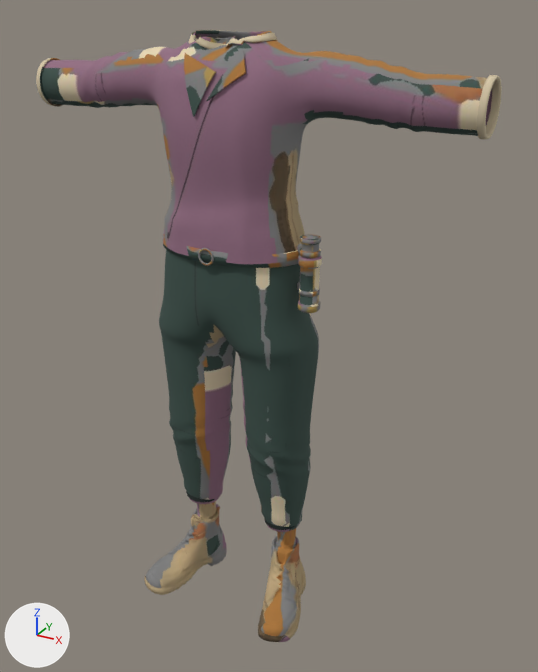
Renders of the glTF model data/characters/traveller-v2/outfits/observatory-apprentice/observatory-apprentice.glb from each side of a commit.
Rendered twice from a 50 mm lens placed at (0.902, -1.453, 1.532), pointed at (0.076, 0.048, 0.781). The axes (+X, +Y, +Z) are drawn at lower left. The lights are the same throughout. The first picture is the older version. Vertices at exactly the same position are counted once.

The scene before the commit, as lines of its bpy script (objects in view):
```python
ob_apprenticeboots = bpy.data.objects.new('ApprenticeBoots', me_apprenticeboots)
ob_apprenticeboots.location = (0.0, 0.0, 0.0)
ob_apprenticetrousers = bpy.data.objects.new('ApprenticeTrousers', me_apprenticetrousers)
ob_apprenticetrousers.location = (0.0, 0.0, 0.0)
ob_belt = bpy.data.objects.new('Belt', me_belt)
ob_belt.location = (0.0, 0.0, 0.0)
ob_instrument = bpy.data.objects.new('Instrument', me_instrument)
ob_instrument.location = (0.0, 0.0, 0.0)
ob_lapels = bpy.data.objects.new('Lapels', me_lapels)
ob_lapels.location = (0.0, 0.0, 0.0)
ob_wrapjacket = bpy.data.objects.new('WrapJacket', me_wrapjacket)
ob_wrapjacket.location = (0.0, 0.0, 0.0)
```
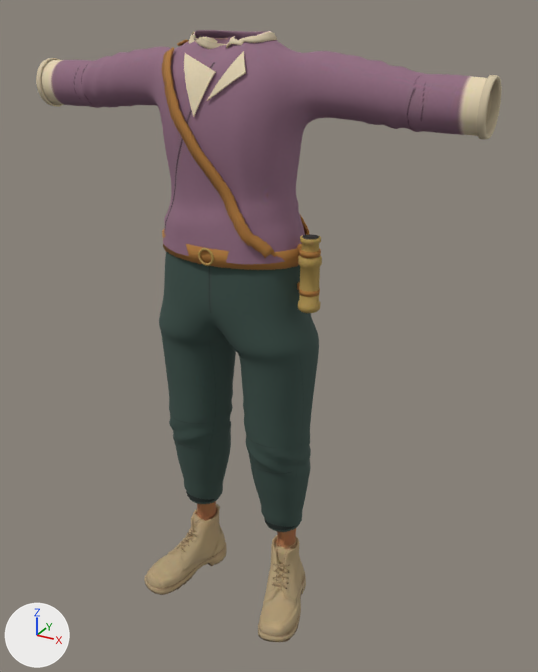
Boxes (x1, y1, x2, y2) around the edits, measured in the pictures (538 x 672 px):
```json
{"object": "ShoulderStrap", "change": "added", "after": [162, 39, 309, 258]}
{"part": 1, "of": "me_apprenticeboots", "change": "surface changed", "before": [144, 501, 306, 642], "after": [144, 501, 306, 642]}
{"part": 2, "of": "me_apprenticetrousers", "change": "surface changed", "before": [166, 252, 319, 532], "after": [166, 252, 319, 532], "on screen": "darker"}
{"part": 3, "of": "me_belt", "change": "surface changed", "before": [162, 231, 299, 268], "after": [162, 231, 299, 268], "on screen": "grey to brown"}
{"part": 4, "of": "me_instrument", "change": "surface changed", "before": [297, 234, 322, 313], "after": [297, 234, 322, 313]}
{"part": 5, "of": "me_lapels", "change": "surface changed", "before": [184, 51, 246, 117], "after": [184, 51, 246, 117], "on screen": "lighter"}
{"part": 6, "of": "me_wrapjacket", "change": "surface changed", "before": [40, 30, 492, 264], "after": [40, 30, 492, 264]}
```

Edits to the scene script, one JSON object a line:
```json
{"block": "me_apprenticeboots", "where": "me_apprenticeboots.from_pydata(...)  # 3301 vertices, 6406 faces; spans x -0.236..0.237, y -0.165..0.108, z 0.0..0.287"}
{"block": "me_apprenticeboots", "where": "# used by ob_apprenticeboots; location = (0.0, 0.0, 0.0)"}
{"block": "me_apprenticeboots", "change": "me_apprenticeboots part 1: texture (UV) coordinates of 6283 of 6406 faces, centred in x -0.236..0.236, y -0.164..0.107, z 0.0..0.279, changed; they spanned u 0.03..0.97, v 0.0..0.87 and now span u 0.04..0.93, v 0.01..0.93"}
{"block": "me_apprenticetrousers", "where": "me_apprenticetrousers.from_pydata(...)  # 7175 vertices, 14144 faces; spans x -0.218..0.218, y -0.1..0.139, z 0.242..1.087"}
{"block": "me_apprenticetrousers", "where": "# used by ob_apprenticetrousers; location = (0.0, 0.0, 0.0)"}
{"block": "me_apprenticetrousers", "change": "me_apprenticetrousers part 2: 13468 kept faces spanning x -0.218..0.218, y -0.1..0.139, z 0.242..1.087 get new texture (UV) coordinates"}
{"block": "me_belt", "where": "me_belt.from_pydata(...)  # 280 vertices, 560 faces; spans x -0.186..0.186, y -0.111..0.141, z 0.999..1.041"}
{"block": "me_belt", "where": "# used by ob_belt; location = (0.0, 0.0, 0.0)"}
{"block": "me_belt", "change": "me_belt part 3: texture (UV) coordinates of 560 of 560 faces, centred in x -0.185..0.185, y -0.111..0.141, z 1.0..1.04, changed; they spanned u 0.0..0.99, v 0.0..0.94 and now span u 0.0..0.97, v 0.0..0.95"}
{"block": "me_instrument", "where": "me_instrument.from_pydata(...)  # 576 vertices, 1124 faces; spans x 0.177..0.246, y -0.051..0.011, z 0.905..1.077"}
{"block": "me_instrument", "where": "# used by ob_instrument; location = (0.0, 0.0, 0.0)"}
{"block": "me_instrument", "change": "me_instrument part 4: texture (UV) coordinates of 1124 of 1124 faces, centred in x 0.177..0.246, y -0.051..0.011, z 0.905..1.077, changed; they spanned u 0.0..0.99, v 0.0..0.95 and now span u 0.0..0.92, v 0.0..0.95"}
{"block": "me_lapels", "where": "me_lapels.from_pydata(...)  # 211 vertices, 346 faces; spans x -0.076..0.086, y -0.103..-0.039, z 1.322..1.453"}
{"block": "me_lapels", "where": "# used by ob_lapels; location = (0.0, 0.0, 0.0)"}
{"block": "me_lapels", "change": "me_lapels part 5: texture (UV) coordinates of 226 of 346 faces, centred in x -0.074..0.085, y -0.102..-0.041, z 1.326..1.45, changed; they spanned u 0.38..0.45, v 0.0..0.31 and now span u 0.31..0.55, v 0.0..0.07"}
{"block": "me_wrapjacket", "where": "me_wrapjacket.from_pydata(...)  # 8680 vertices, 17069 faces; spans x -0.565..0.565, y -0.105..0.139, z 1.012..1.489"}
{"block": "me_wrapjacket", "where": "# used by ob_wrapjacket; location = (0.0, 0.0, 0.0)"}
{"block": "me_wrapjacket", "change": "me_wrapjacket part 6: texture (UV) coordinates of 14880 of 17069 faces, centred in x -0.562..0.562, y -0.105..0.139, z 1.012..1.489, changed; they spanned u 0.0..0.99, v 0.0..0.94 and now span u 0.0..0.97, v 0.0..0.95"}
{"op": "add", "block": "me_shoulderstrap", "code": ["me_shoulderstrap = bpy.data.meshes.new('ShoulderStrap')", "me_shoulderstrap.from_pydata(...)  # 416 vertices, 824 faces; spans x -0.151..0.167, y -0.11..0.138, z 1.03..1.469", "me_shoulderstrap.materials.append(mat_outfit_observatory_apprentice)  # picture img_observatory_apprentice_atlas"]}
{"op": "add", "block": "ob_shoulderstrap", "code": ["ob_shoulderstrap = bpy.data.objects.new('ShoulderStrap', me_shoulderstrap)", "ob_shoulderstrap.location = (0.0, 0.0, 0.0)"]}
```
